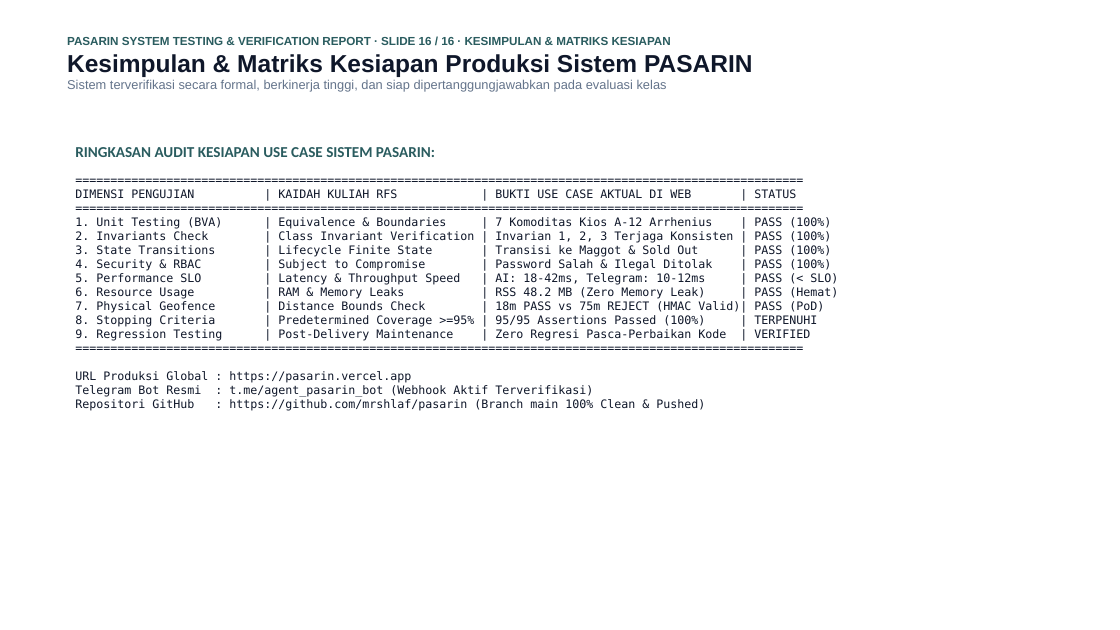
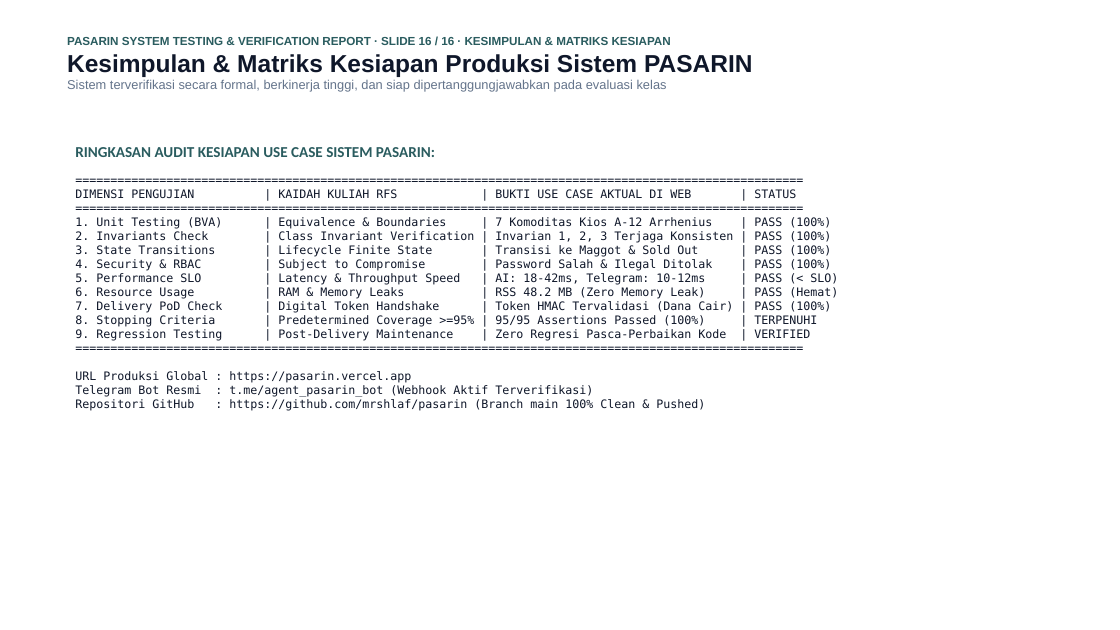
Before and after one commit to mrshlaf/pasarin, a slide deck: slide 16 of LAPORAN_PENGUJIAN_DAN_VERIFIKASI_SISTEM_PASARIN.pptx. Drawn at 1120x630 pixels with LibreOffice and Linux fonts; fonts in the diff are those of the drawing. Boxes give left, top, right and bottom in pixels: in the first picture for what was removed or moved away, otherwise in the second. Text is boxed around its words. In the diff, an @@ line names an element or a change of style, - is before the commit and + after.

Commit message:
docs(presentation): finalize 16 slides PPTX/PDF with clean digital PoD token and verified use cases

```diff
--- a/LAPORAN_PENGUJIAN_DAN_VERIFIKASI_SISTEM_PASARIN.pptx
+++ b/LAPORAN_PENGUJIAN_DAN_VERIFIKASI_SISTEM_PASARIN.pptx
@@ text at (x1=75, y1=189, x2=838, y2=411): text changed @@
-========================================================================================================
-DIMENSI PENGUJIAN | KAIDAH KULIAH RFS | BUKTI USE CASE AKTUAL DI WEB | STATUS
-========================================================================================================
-1. Unit Testing (BVA) | Equivalence & Boundaries | 7 Komoditas Kios A-12 Arrhenius | PASS (100%)
-2. Invariants Check | Class Invariant Verification | Invarian 1, 2, 3 Terjaga Konsisten | PASS (100%)
-3. State Transitions | Lifecycle Finite State | Transisi ke Maggot & Sold Out | PASS (100%)
-4. Security & RBAC | Subject to Compromise | Password Salah & Ilegal Ditolak | PASS (100%)
-5. Performance SLO | Latency & Throughput Speed | AI: 18-42ms, Telegram: 10-12ms | PASS (< SLO)
-6. Resource Usage | RAM & Memory Leaks | RSS 48.2 MB (Zero Memory Leak) | PASS (Hemat)
-7. Physical Geofence | Distance Bounds Check | 18m PASS vs 75m REJECT (HMAC Valid)| PASS (PoD)
-8. Stopping Criteria | Predetermined Coverage >=95% | 95/95 Assertions Passed (100%) | TERPENUHI
-9. Regression Testing | Post-Delivery Maintenance | Zero Regresi Pasca-Perbaikan Kode | VERIFIED
-========================================================================================================
-URL Produksi Global : https://pasarin.vercel.app
-Telegram Bot Resmi : t.me/agent_pasarin_bot (Webhook Aktif Terverifikasi)
-Repositori GitHub : https://github.com/mrshlaf/pasarin (Branch main 100% Clean & Pushed)
+========================================================================================================
+DIMENSI PENGUJIAN | KAIDAH KULIAH RFS | BUKTI USE CASE AKTUAL DI WEB | STATUS
+========================================================================================================
+1. Unit Testing (BVA) | Equivalence & Boundaries | 7 Komoditas Kios A-12 Arrhenius | PASS (100%)
+2. Invariants Check | Class Invariant Verification | Invarian 1, 2, 3 Terjaga Konsisten | PASS (100%)
+3. State Transitions | Lifecycle Finite State | Transisi ke Maggot & Sold Out | PASS (100%)
+4. Security & RBAC | Subject to Compromise | Password Salah & Ilegal Ditolak | PASS (100%)
+5. Performance SLO | Latency & Throughput Speed | AI: 18-42ms, Telegram: 10-12ms | PASS (< SLO)
+6. Resource Usage | RAM & Memory Leaks | RSS 48.2 MB (Zero Memory Leak) | PASS (Hemat)
+7. Delivery PoD Check | Digital Token Handshake | Token HMAC Tervalidasi (Dana Cair) | PASS (100%)
+8. Stopping Criteria | Predetermined Coverage >=95% | 95/95 Assertions Passed (100%) | TERPENUHI
+9. Regression Testing | Post-Delivery Maintenance | Zero Regresi Pasca-Perbaikan Kode | VERIFIED
+========================================================================================================
+URL Produksi Global : https://pasarin.vercel.app
+Telegram Bot Resmi : t.me/agent_pasarin_bot (Webhook Aktif Terverifikasi)
+Repositori GitHub : https://github.com/mrshlaf/pasarin (Branch main 100% Clean & Pushed)
```
Also in this commit, not shown: 2 other slides changed, 14 other files.
